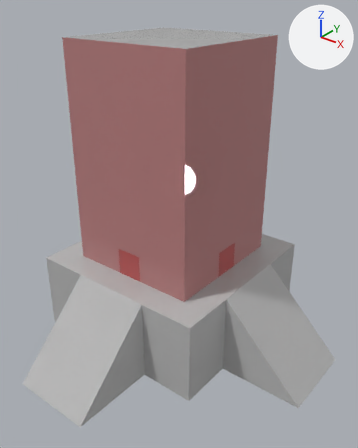
The FBX model LastMoon/Assets/_Resources/Model/Building/Building_House.fbx as it was, and as the next commit left it.
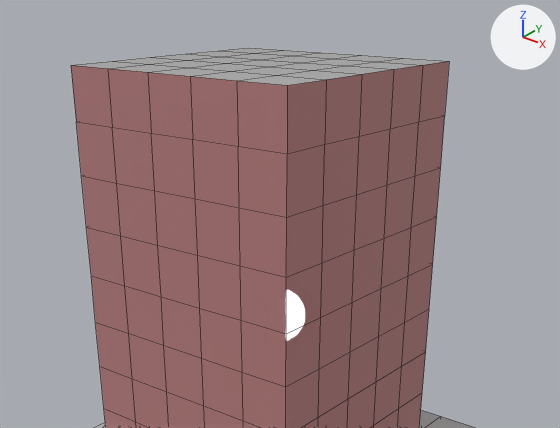
Old and new are each drawn whole from a 50 mm camera at (21.9, -26.7, 19.1) aimed at (1.0, -0.6, 2.9) and again close up on the part from 6% to 95% of the width and 0% to 54% of the height. The lights are fixed; the arrows at upper right show +X, +Y and +Z. The close-ups show mesh edges as thin lines. Where no turn or scale is listed for an object, it has been applied to the vertices.

The older version as bpy lines, for what is in view:
```python
me_mesh_001 = bpy.data.meshes.new('Mesh.001')
me_mesh_001.from_pydata(...)  # 212 vertices, 210 faces; spans x -5.0..5.0, y -5.0..5.0, z 0.0..16.0
# faces by material slot: [50, 4, 156]
me_mesh_001.materials.append(mat_roof)  # its picture is missing
me_mesh_001.materials.append(mat_door)  # its picture is missing
me_mesh_001.materials.append(mat_wall)  # its picture is missing
ob_building_house001 = bpy.data.objects.new('Building_House001', me_mesh_001)
ob_building_house001.location = (0.0, 0.0, 0.0)
```
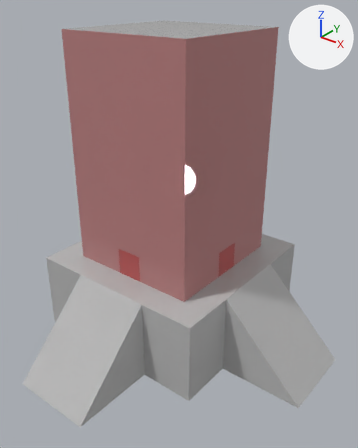
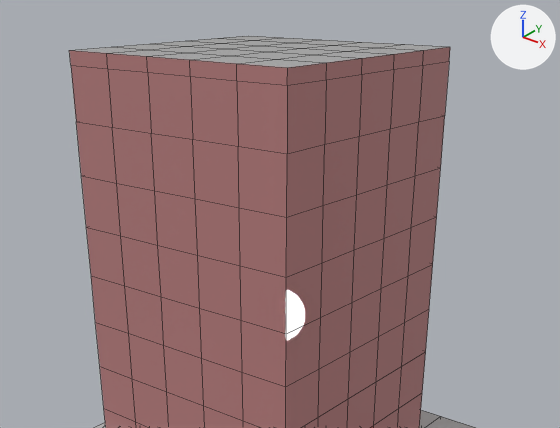
Where the change shows, as pixel boxes (x1, y1, x2, y2) in the close-ups (560 x 428 px):
'Building_House001', reshaped: before (71, 48, 449, 428); after (69, 36, 450, 428)
part 1 of me_mesh_001, built on: before (76, 48, 446, 85); after (69, 36, 450, 85)

What the commit changed:
me_mesh_001 is used by ob_building_house001; location (0.0, 0.0, 0.0).
me_mesh_001 had 212 vertices, 210 faces and spanned x -5.0..5.0, y -5.0..5.0, z 0.0..16.0.
me_mesh_001 now has 232 vertices, 230 faces and spans x -5.0..5.0, y -5.0..5.0, z 0.0..16.5.
Part 1, on me_mesh_001:
8 vertices are removed from x -3.0..3.0, y -3.0..3.0, z 16.0.
21 faces are deleted.
8 vertices move from x -3.0..3.0, y -3.0..3.0, z 16.0 to x -5.0..5.0, y -5.0..5.0, z 16.5.
16 vertices are added at x -3.0..3.0, y -3.0..3.0, z 16.5.
12 new vertices lie (0.0, 0.0, 0.5) away from vertices in x -5.0..5.0, y -5.0..5.0, z 16.0.
25 new faces join them, mat_roof (its picture is missing).
16 new faces join them, mat_wall (its picture is missing).
